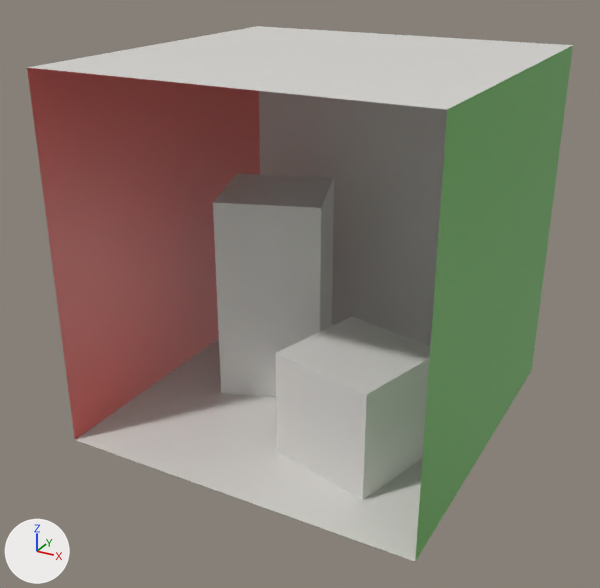
Two versions of the Blender file LumiRender/res/test_scenes/blender_scene/cornell_box.blend, one commit apart.
Camera for both pictures: a 50 mm camera at (1.96, -3.8, 2.58) aimed at (-0.05, -0.15, 0.75). The lights are fixed; the arrows at lower left show +X, +Y and +Z.
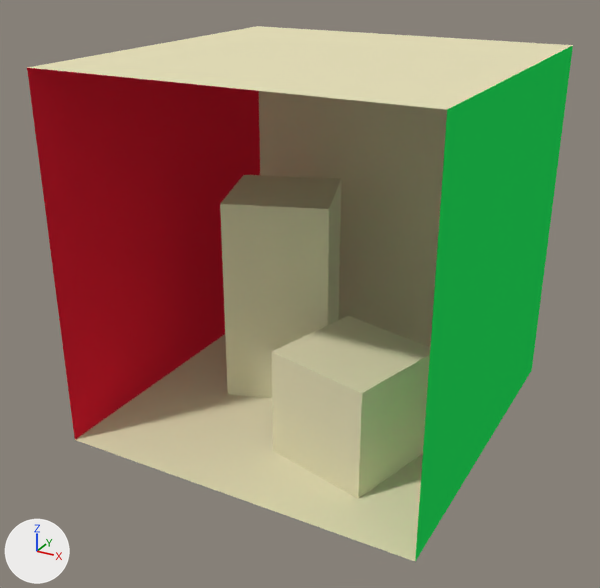
Boxes [x1, y1, x2, y2] around the edits, measured in the pictures (600 x 588 px):
'Plane.003', recoloured
    both: [27, 68, 260, 439]
'Plane.004', recoloured
    both: [415, 46, 573, 561]
'Plane', recoloured
    both: [259, 91, 447, 346]
'Plane.002', recoloured (grey to beige)
    both: [75, 324, 467, 561]
'Plane.001', recoloured (grey to beige)
    both: [27, 26, 573, 110]
'Cube.001', recoloured, moved
    before: [213, 174, 334, 397]
    after: [220, 175, 341, 398]
'Cube', recoloured, moved (grey to beige)
    before: [276, 317, 430, 500]
    after: [272, 316, 430, 499]

Patch to the scene script:
```diff
--- a/LumiRender/res/test_scenes/blender_scene/cornell_box.blend.py
+++ b/LumiRender/res/test_scenes/blender_scene/cornell_box.blend.py
@@ mat_matte_whitte @@
-mat_matte_whitte = principled_material('matte_whitte')
-mat_matte_whitte.base_color = (0.725, 0.71, 0.68)  # light grey #dddbd7
-mat_matte_whitte.roughness = 0.4
+mat_matte_whitte = diffuse_material('matte_whitte')
+mat_matte_whitte.base_color = (0.8, 0.75, 0.493)  # beige #e7e1ba
@@ mat_matte_red @@
-mat_matte_red = principled_material('matte_red')
-mat_matte_red.base_color = (0.63, 0.065, 0.05)  # red #d0483f
-mat_matte_red.roughness = 0.4
+mat_matte_red = diffuse_material('matte_red')
+mat_matte_red.base_color = (0.8, 0.0165, 0.0383)  # red #e72337
@@ mat_matte_green @@
-mat_matte_green = principled_material('matte_green')
-mat_matte_green.base_color = (0.14, 0.45, 0.091)  # green #69b355
-mat_matte_green.roughness = 0.4
+mat_matte_green = diffuse_material('matte_green')
+mat_matte_green.base_color = (0.0182, 0.8, 0.112)  # green #25e75e
@@ ob_cube @@
 ob_cube = bpy.data.objects.new('Cube', me_cube)
-ob_cube.location = (0.4, -0.35, 0.3)
+ob_cube.location = (0.376, -0.35, 0.3)
 ob_cube.rotation_euler = (0.0, 0.0, -0.262)  # degrees (0, 0, -15)
@@ ob_cube_001 @@
 ob_cube_001 = bpy.data.objects.new('Cube.001', me_cube_001)
-ob_cube_001.location = (-0.4, 0.2, 0.6)
+ob_cube_001.location = (-0.352, 0.2, 0.6)
 ob_cube_001.rotation_euler = (0.0, 0.0, 0.349)  # degrees (0, 0, 20)
```
